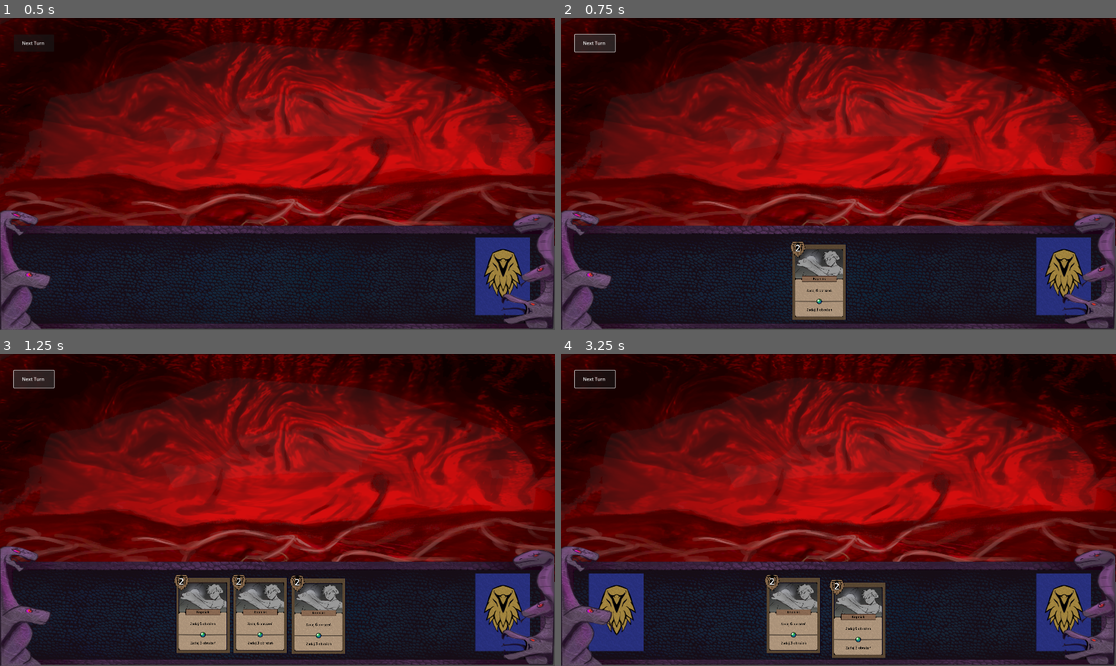
Above: before the commit, frames 1-4 (two rows, left to right).
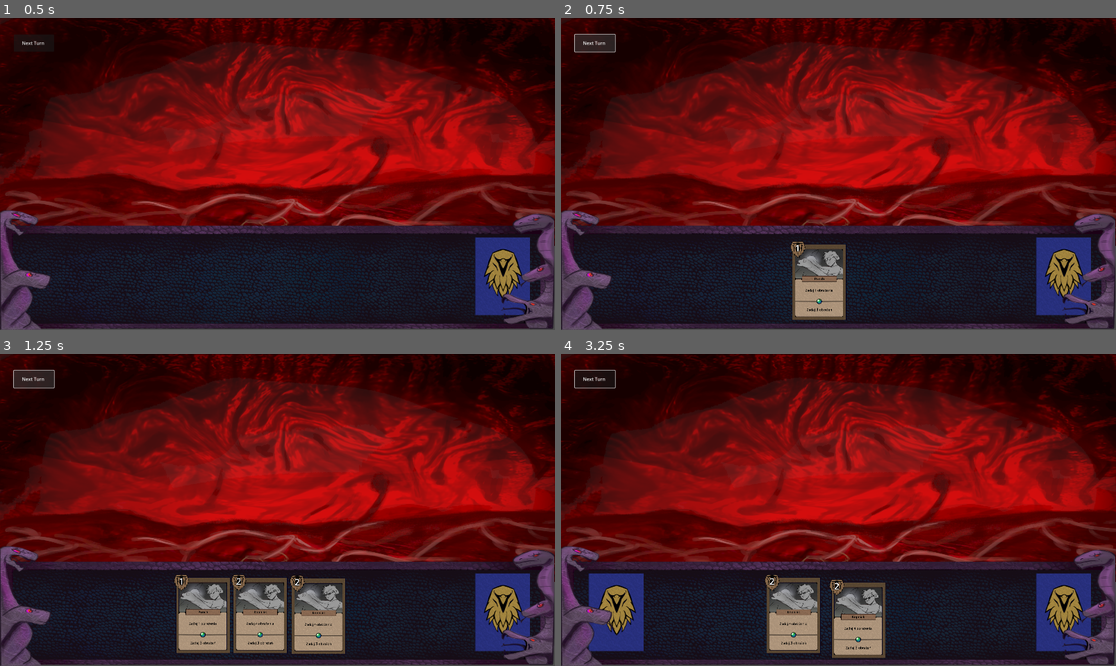
Above: after the commit, the same moments.

Repository: Szyrrogi/Sedoro
Game: Godot game, scene res://Scenes/main.tscn
Same seed, same stepped clock (60 frames per second), same inputs: the game is played once before the commit and once after it. The engine's default icon, where the game draws it, is replaced by a stand-in: a white triangle on a blue panel in a dark square.
Inputs (mouse positions are in pixels of both pictures, inside the frame that each line leads up to):
- Up to frame 1 (0.5 s): no input
- Up to frame 2 (0.75 s): click "Next Turn" at 0.5 s
- Up to frame 3 (1.25 s): no input
- Up to frame 4 (3.25 s): click "Next Turn" at 1.25 s; click "Next Turn" at 2 s; tap Enter (ui_accept) at 2.75, 3.02 s; move the mouse to (960, 494) at 2.77 s; click (960, 494) at 2.92 s

Frame 1 is identical in both runs. In frame 2, less than 0.1% of the frame differs, in the area x 42-49%, y 72-88%; in frame 3, 0.1%, in the area x 32-61%, y 71-88%; in frame 4, less than 0.1%.

Commit message:
card database

Diff:
--- a/Object/Card.tscn
+++ b/Object/Card.tscn
@@ -1,21 +1,28 @@
-[gd_scene load_steps=6 format=3 uid="uid://d3uhxt5d8b6e0"]
+[gd_scene load_steps=7 format=3 uid="uid://d3uhxt5d8b6e0"]
 
 [ext_resource type="Script" uid="uid://dha8rdg557u1m" path="res://Scripts/Card.gd" id="1_du2ps"]
 [ext_resource type="Texture2D" uid="uid://d1wetgu7nmtjj" path="res://Art/Card/Card.png" id="2_du2ps"]
 [ext_resource type="Texture2D" uid="uid://wca2awkupqic" path="res://Art/Card/Art1.png" id="3_1xaqt"]
+[ext_resource type="Script" uid="uid://c75my13pviyvb" path="res://Object/SetUpCard.gd" id="3_7yd01"]
 [ext_resource type="Texture2D" uid="uid://co2hcc6ymaiom" path="res://Art/Card/division1.png" id="4_7yd01"]
 
 [sub_resource type="RectangleShape2D" id="RectangleShape2D_lquwl"]
 size = Vector2(602.0309, 871.42914)
 
-[node name="Card" type="Node2D"]
+[node name="Card" type="Node2D" node_paths=PackedStringArray("frame")]
 position = Vector2(1747.99, 880)
 script = ExtResource("1_du2ps")
+frame = NodePath("Ramka")
 
-[node name="Ramka" type="Sprite2D" parent="."]
+[node name="Ramka" type="Sprite2D" parent="." node_paths=PackedStringArray("cost_label", "name_label", "description_label", "art_label")]
 position = Vector2(1.0100346, 0.9999809)
 scale = Vector2(0.3399571, 0.33995715)
 texture = ExtResource("2_du2ps")
+script = ExtResource("3_7yd01")
+cost_label = NodePath("cost")
+name_label = NodePath("Name")
+description_label = NodePath("Opis")
+art_label = NodePath("Art")
 
 [node name="Art" type="Sprite2D" parent="Ramka"]
 show_behind_parent = true
--- /dev/null
+++ b/Object/SetUpCard.gd
@@ -0,0 +1,36 @@
+extends Node2D
+
+# Zakładam, że w tym pliku CardDatabase.gd masz 'const CARDS = ...'
+const CardDatabase = preload("res://Scripts/CardDatabase.gd")
+
+@export var cost_label: RichTextLabel
+@export var name_label: RichTextLabel
+@export var description_label: RichTextLabel
+@export var art_label: Sprite2D
+
+var card_name: String
+var energy_cost: int
+var main_effect: String
+var secondary_effect: String
+var art_name: String
+
+func set_up(_id : int):
+	if not CardDatabase.CARDS.has(_id):
+		push_error("Halo baza? Tu Node. Nie mamy takiej karty: " + str(_id))
+		return
+
+	var data = CardDatabase.CARDS[_id]
+
+	# Rozpakowanie - to masz dobrze
+	card_name = data[0]
+	energy_cost = data[1]
+	art_name = data[2]
+	main_effect = data[3]
+	secondary_effect = data[4]
+
+	cost_label.text = "[font_size=155][color=white]" + str(energy_cost)
+	name_label.text = "[font_size=55][color=black]" + card_name
+	description_label.text = "[font_size=55][color=black]" + main_effect
+	var path_to_image = "res://Art/Card/Art" + art_name + ".png"
+	# Magiczna funkcja load() zamienia napis na obrazek
+	art_label.texture = load(path_to_image)
--- a/Scripts/Card.gd
+++ b/Scripts/Card.gd
@@ -4,6 +4,8 @@
 var is_selected: bool = false
 var is_dragged: bool = false # Czy gracz ją trzyma?
 var is_hovered: bool = false # Czy myszka jest nad nią?
+
+@export var frame: Node2D
 
 var target_position: Vector2 = Vector2.ZERO
 
@@ -44,6 +46,8 @@
 
 func setup_card(_id: int):
 	id = _id
+	frame.set_up(_id)
+	print("siema")
 #	Tu będzie się uzupełniać
 
 # --- PUBLICZNE METODY ---
--- /dev/null
+++ b/Scripts/CardDatabase.gd
@@ -0,0 +1,4 @@
+const CARDS = { #Nazwa #Koszt #Art #Opis #Opis2
+	0 : ["Kopniak", 2,"0", "Zadaj 4 obrażenia", "Zdaj 2 obrażenia"],
+	1 : ["Punch", 1,"1", "Zadaj 1 obrażenia", "Zdaj 1 obrażenia"]
+}
--- a/Scripts/Deck.gd
+++ b/Scripts/Deck.gd
@@ -3,12 +3,14 @@
 @export var card_scene: PackedScene
 @export var discard_ref: Node2D # PRZYPISZ TU DISCARD W INSPEKTORZE!
 
-var deck_data = [1, 2, 3, 4, 5, 6, 7, 8, 9] # Przykładowe dane startowe
+var deck_data = [1, 1, 1, 0, 0, 0, 0] # Przykładowe dane startowe
+var card_database_reference = preload("res://Scripts/CardDatabase.gd")
 
 func _ready():
 	randomize()
 	deck_data.shuffle()
 	update_visuals()
+	card_database_reference = preload("res://Scripts/CardDatabase.gd")
 
 func draw_cards(amount: int) -> Array:
 	var drawn_cards = []
Binary file added: Art/Card/Art0.png
Not shown, added: Art/Card/Art0.png.import
Not shown, added: Object/SetUpCard.gd.uid
Not shown, added: Scripts/CardDatabase.gd.uid
